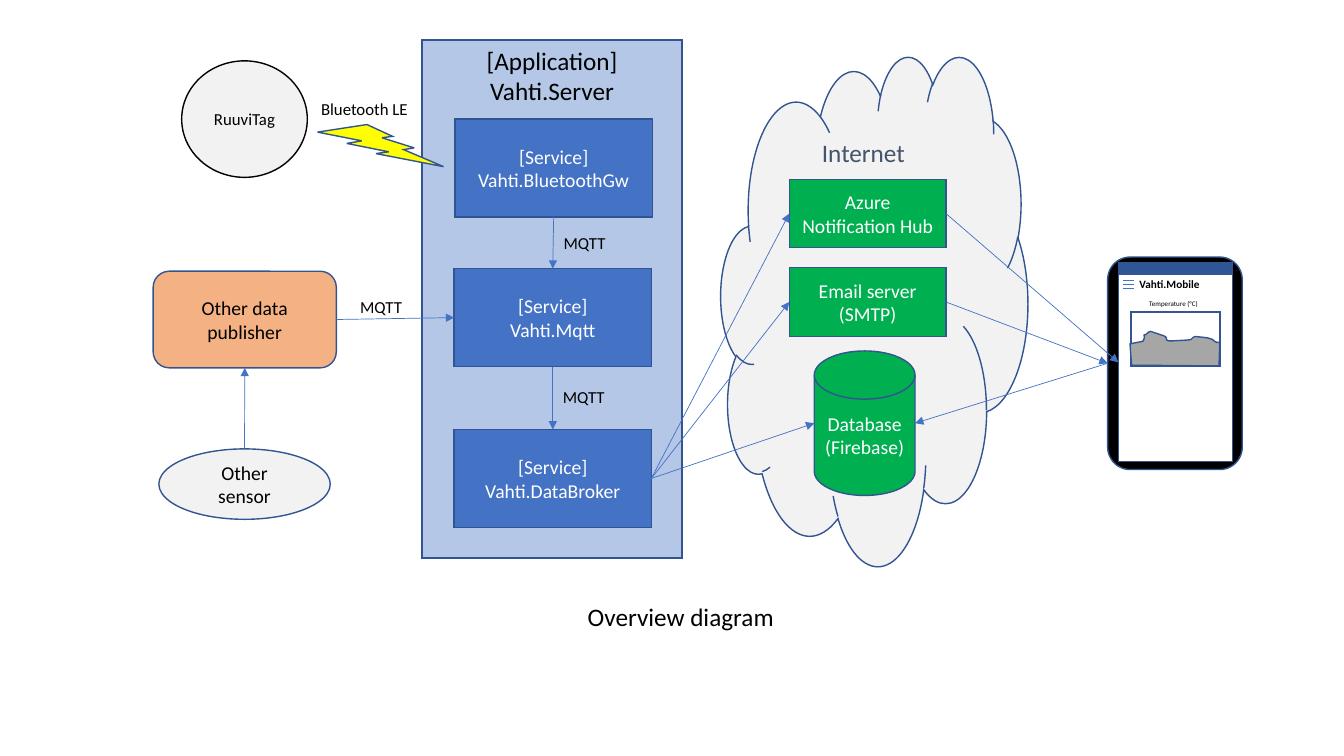
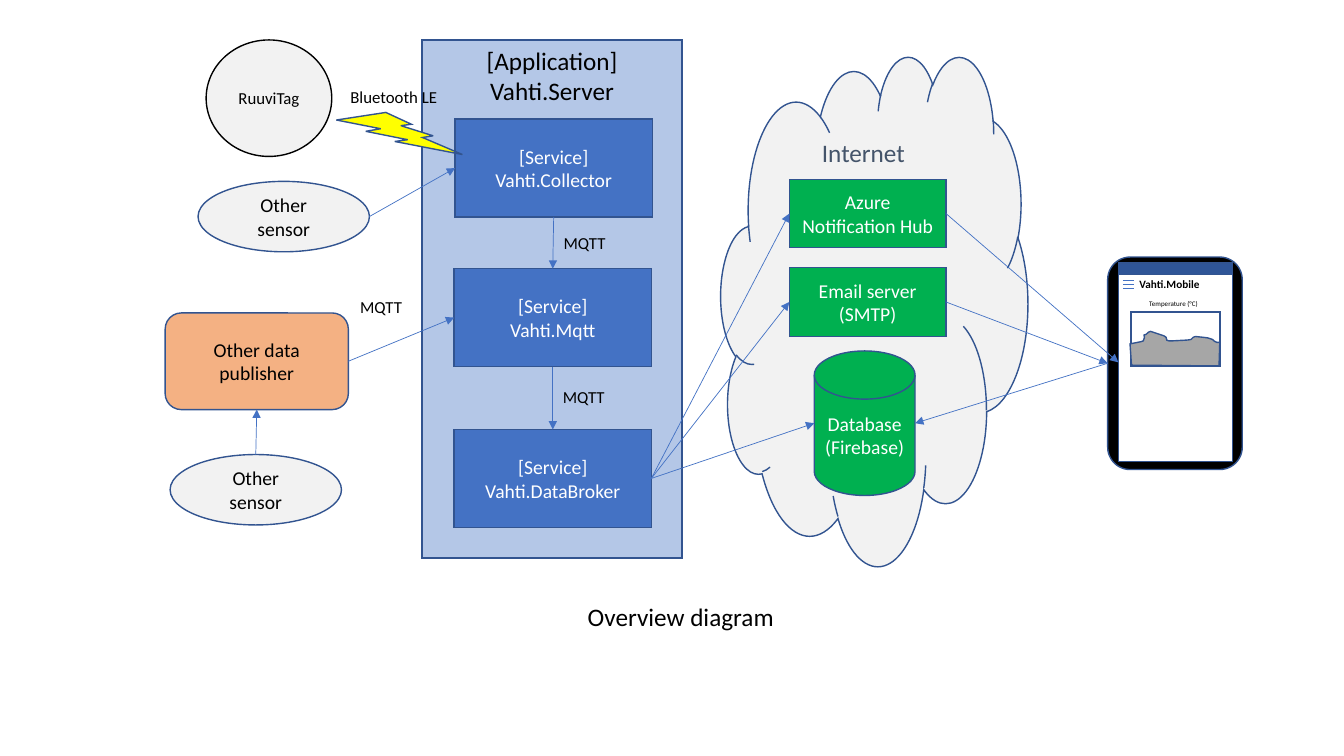
Before and after one commit to ilpork/Vahti, a slide deck: slide 1 of doc/diagrams/Diagrams.pptx. Drawn at 1344x756 pixels with LibreOffice and Linux fonts; fonts in the diff are those of the drawing. Boxes give left, top, right and bottom in pixels: in the first picture for what was removed or moved away, otherwise in the second. Text is boxed around its words. In the diff, an @@ line names an element or a change of style, - is before the commit and + after.

Commit message:
Update overview diagram to indicate that Vahti.BluetoothGw is now Vahti.Collector

```diff
--- a/doc/diagrams/Diagrams.pptx
+++ b/doc/diagrams/Diagrams.pptx
@@ ellipse "RuuviTag": place and size @@
-ellipse "RuuviTag" at [181,60,308,177]
+ellipse "RuuviTag" at [207,40,333,157]
@@ text "Bluetooth LE" rewrapped from [321,103,407,115] to [350,90,437,108] @@
@@ lightning bolt: place and size @@
-lightning bolt at [318,125,444,167]
+lightning bolt at [337,113,463,155]
@@ arrow added from (369, 217) to (456, 168), #4472C4 0.5 pt @@
@@ text in rectangle at [495,173,612,187]: text changed @@
-Vahti.BluetoothGw
+Vahti.Collector
@@ ellipse added at [198,181,369,252], fill #F2F2F2, outline #325491 1 pt, 14 pt, text #000000 @@
+Other sensor
@@ rounded rectangle "Other data publisher": place and size @@
-rounded rectangle "Other data publisher" at [153,271,337,368]
+rounded rectangle "Other data publisher" at [165,313,349,409]
@@ arrow moved from (337, 320) - (455, 318) to (349, 361) - (455, 318) @@
@@ arrow moved from (245, 449) - (245, 368) to (256, 455) - (257, 409) @@
@@ ellipse "Other sensor": place and size @@
-ellipse "Other sensor" at [159,449,331,519]
+ellipse "Other sensor" at [170,455,342,525]
```
Also in this commit, not shown: 1 other file.
